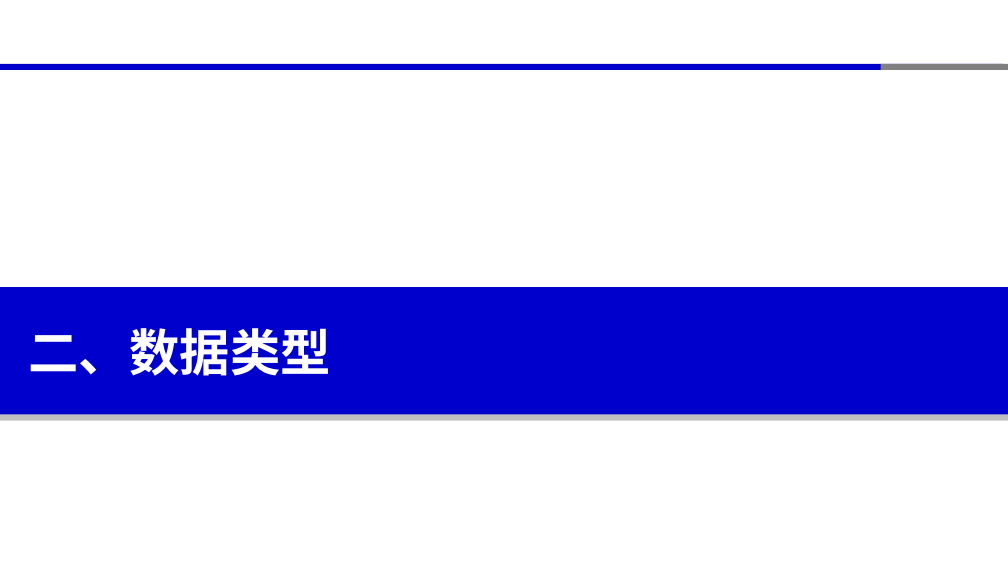
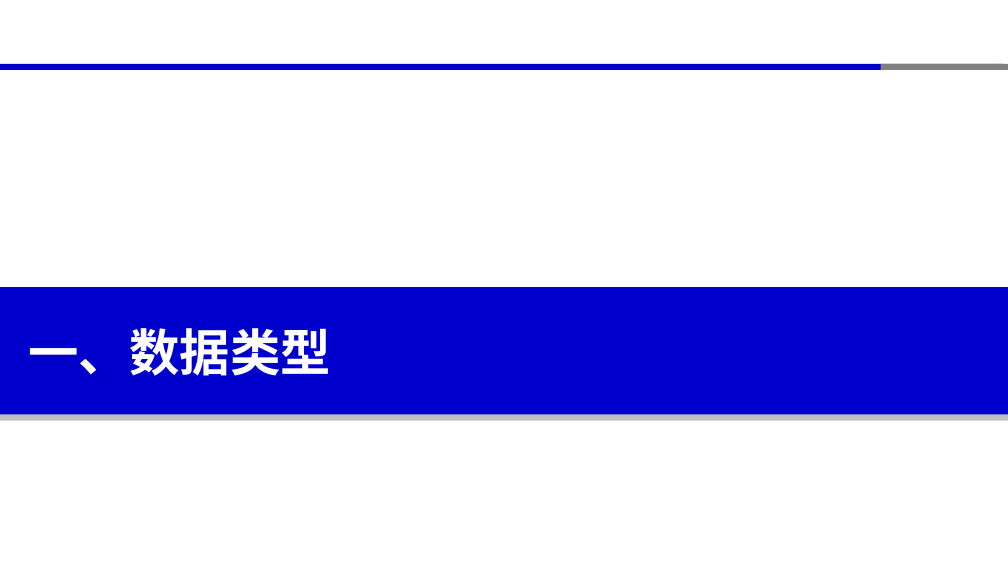
Before and after one commit to xinluo2018/programming-basics, a slide deck: slide 3 of 第2章-变量与数据类型/第2章-变量与数据类型.pptx (slide 14 before the commit). Drawn at 1008x567 pixels with LibreOffice and Linux fonts; fonts in the diff are those of the drawing. Boxes give left, top, right and bottom in pixels: in the first picture for what was removed or moved away, otherwise in the second. Text is boxed around its words. In the diff, an @@ line names an element or a change of style, - is before the commit and + after.

```diff
--- a/第2章-变量与数据类型/第2章-变量与数据类型.pptx
+++ b/第2章-变量与数据类型/第2章-变量与数据类型.pptx
@@ text at <box>28,328,330,376</box>: text changed @@
-二、数据类型
+一、数据类型
```
Also in this commit, not shown: 16 other slides changed, 1 slide added, 10 other files.
